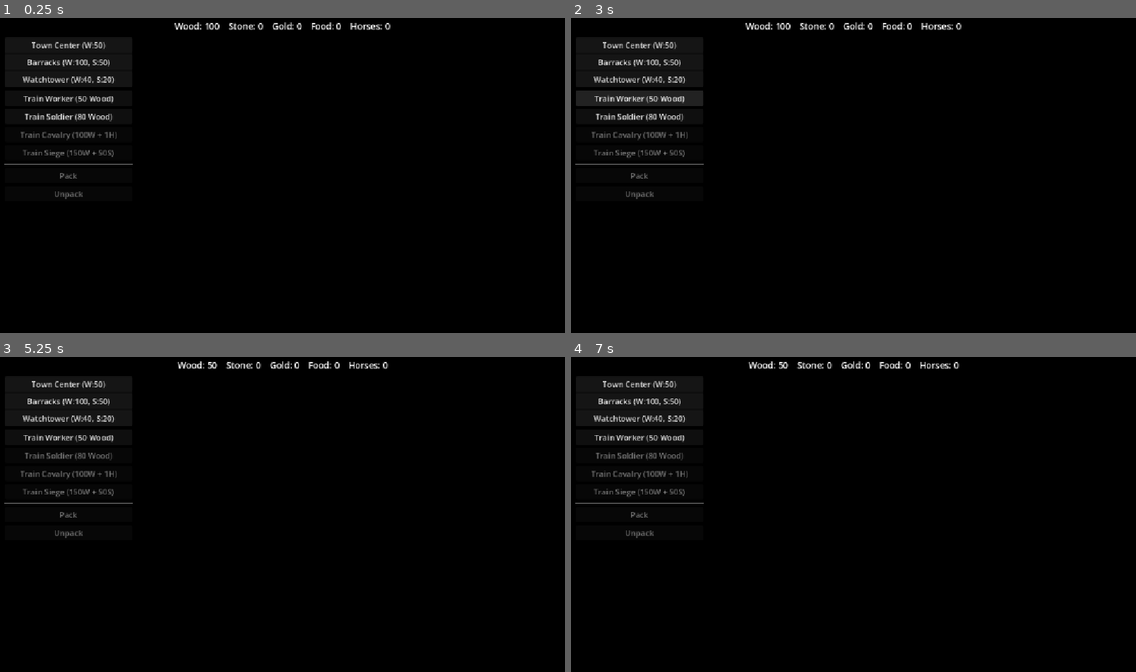
Above: before the commit, frames 1-4 (two rows, left to right).
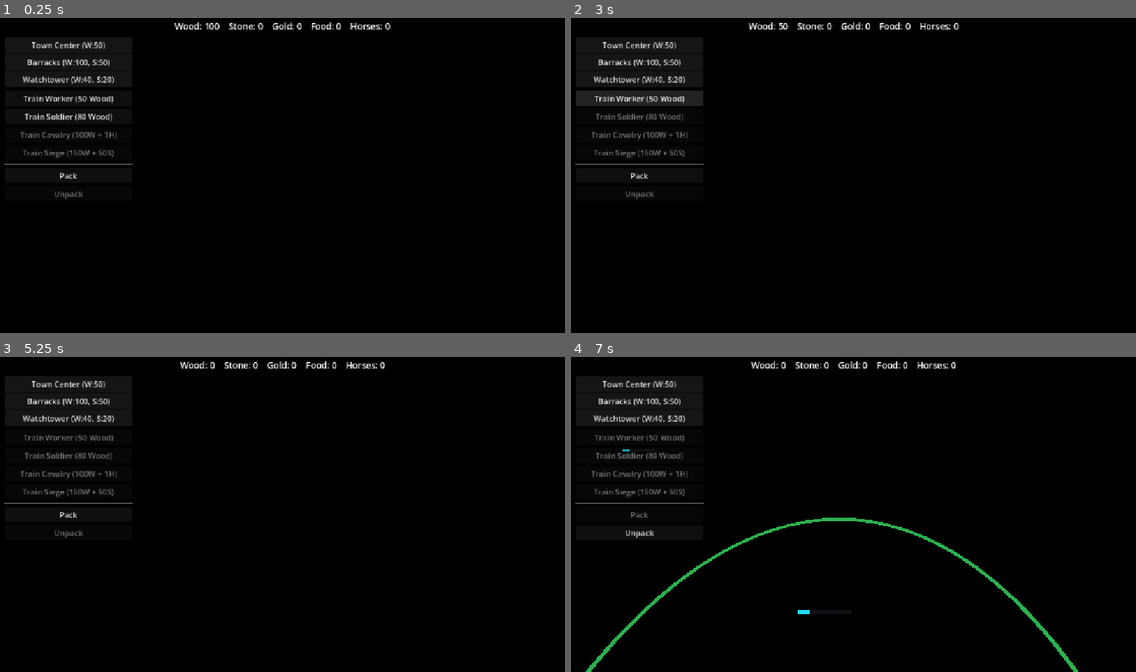
Above: after the commit, the same moments.

Repository: Ferrum-t/RTS-Game
Game: Godot game, scene res://Scenes/World/World.tscn
Same seed, same stepped clock (60 frames per second), same inputs: the game is played once before the commit and once after it.
Inputs (mouse positions are in pixels of both pictures, inside the frame that each line leads up to):
- Up to frame 1 (0.25 s): no input
- Up to frame 2 (3 s): click "Town Center (W:50)" at 0.5 s; click "Barracks (W:100, S:50)" at 1.25 s; click "Watchtower (W:40, S:20)" at 2 s; click "Train Worker (50 Wood)" at 2.75 s
- Up to frame 3 (5.25 s): click (67, 454) at 3.5 s, where only the run before the commit has a clickable "Train Soldier (80 Wood)"; click (67, 514) at 4.25 s, where only the run after the commit has a clickable "Pack"; tap Enter at 5 s; move the mouse to (406, 498) at 5.02 s; hold D (move_right) from 5.03 s (still down); tap C at 5.1 s; click (406, 498) at 5.17 s
- Up to frame 4 (7 s): release D (move_right) at 5.75 s; tap Space at 5.75 s; drag from (740, 530) to (825, 577) at 5.77 s; move the mouse to (910, 445) at 6.52 s; hold D (move_right) from 6.53 s (still down); tap P at 6.6 s

The runs differ from the first frame. In frame 1, less than 0.1% of the frame differs, in the area x 10-14%, y 49-52%; in frame 2, 0.8%; in frame 3, 0.7%; in frame 4, 1.9%, in the area x 2-90%, y 1-100%.
Error before the commit: Parse Error: The member "spawn_offset" already exists in parent class BaseBuilding. (res://Scripts/Buildings/TownCenter.gd:11)

Commit message:
TownCenter: door spawn + auto-move to rally

Diff:
--- a/Scripts/Buildings/TownCenter.gd
+++ b/Scripts/Buildings/TownCenter.gd
@@ -4,11 +4,11 @@
 
 ## Economy hub. Trains Workers only while DEPLOYED.
 ## Phase 8.2: DeploymentConfig preset_town_center().
+## Spawn at door, walk to rally (WC-style).
 
 @export var worker_scene: PackedScene
 @export var worker_cost_wood: int = 50
 @export var worker_train_time: float = 3.0
-@export var spawn_offset: Vector3 = Vector3(3.0, 0.0, 0.0)
 
 var is_training: bool = false
 var train_timer: float = 0.0
@@ -104,11 +104,17 @@
 		units_parent = get_tree().current_scene
 
 	units_parent.add_child(unit)
+	var door := get_door_position()
+	unit.global_position = door
+
 	if unit is BaseUnit:
-		(unit as BaseUnit).team_id = team_id
-	unit.global_position = next_spawn_position()
+		var bu := unit as BaseUnit
+		bu.team_id = team_id
+		var dest := get_rally_point()
+		dest += Vector3(randf_range(-0.7, 0.7), 0.0, randf_range(-0.7, 0.7))
+		bu.replace_order_move(dest)
 
-	print("TownCenter: Worker trained team=", team_id, " at ", unit.global_position)
+	print("TownCenter: Worker trained team=", team_id, " door=", door, " → rally ", get_rally_point())
 	_pending_scene = null
 
 
